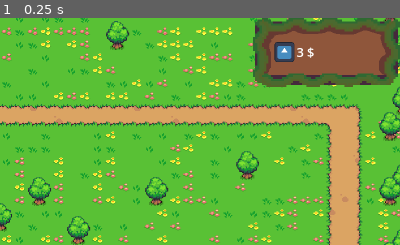
Above: before the commit, frame 1.
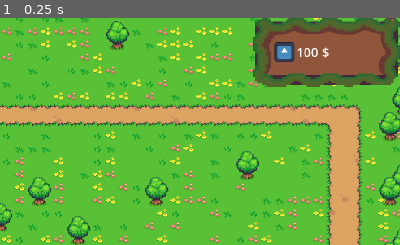
Above: after the commit, the same moment.

Repository: tomsku21/TD_project
Game: Godot game, scene res://Scenes/Main.tscn
Same seed, same stepped clock (60 frames per second), same inputs: the game is played once before the commit and once after it. The engine's default icon, where the game draws it, is replaced by a stand-in: a white triangle on a blue panel in a dark square.
Inputs:
- Up to frame 1 (0.25 s): no input
The pictures show only the part of the screen within x 50-100%, y 0-50%; the shares and areas given below are measured in that part.

The runs differ from the first frame. In frame 1, 0.2% of the frame differs, in the area x 74-83%, y 12-18%.

Commit message:
Pientä fixausta.

Diff:
--- a/Scenes/Enemies/enemy.tscn
+++ b/Scenes/Enemies/enemy.tscn
@@ -1,9 +1,10 @@
-[gd_scene load_steps=10 format=3 uid="uid://cmnfkxxc82kcv"]
+[gd_scene load_steps=11 format=3 uid="uid://cmnfkxxc82kcv"]
 
 [ext_resource type="Script" uid="uid://du3u44on1bq8k" path="res://Scripts/Enemy.gd" id="1_ubio8"]
 [ext_resource type="Texture2D" uid="uid://cow57jupqj173" path="res://Assets/Ants/Ants.png" id="2_miwey"]
 [ext_resource type="PackedScene" uid="uid://bgnj8h1jyuasx" path="res://Scenes/components/health_component.tscn" id="3_l8da7"]
 [ext_resource type="Material" uid="uid://caqxysn4tq1wx" path="res://Shaders/ShaderMaterial.tres" id="4_haj6g"]
+[ext_resource type="AudioStream" uid="uid://c27afwy3dwqvm" path="res://Assets/Sounds/splash small 9.wav" id="5_miwey"]
 
 [sub_resource type="AtlasTexture" id="AtlasTexture_1f0kj"]
 atlas = ExtResource("2_miwey")
@@ -91,6 +92,13 @@
 [node name="PoisonDebuff" type="Timer" parent="CharacterBody2D"]
 wait_time = 5.0
 
+[node name="Audio" type="Node" parent="CharacterBody2D"]
+
+[node name="Hit" type="AudioStreamPlayer2D" parent="CharacterBody2D/Audio"]
+stream = ExtResource("5_miwey")
+volume_db = -10.0
+pitch_scale = 0.8
+
 [connection signal="timeout" from="CharacterBody2D/AttackTimer" to="CharacterBody2D" method="_on_attack_timer_timeout"]
 [connection signal="timeout" from="CharacterBody2D/WalkTimer" to="CharacterBody2D" method="_walk_again"]
 [connection signal="timeout" from="CharacterBody2D/SlowDebuff" to="CharacterBody2D" method="_on_slow_debuff_timeout"]
--- a/Scenes/Enemies/enemy2.tscn
+++ b/Scenes/Enemies/enemy2.tscn
@@ -1,9 +1,10 @@
-[gd_scene load_steps=10 format=3 uid="uid://bh14dlu836nuy"]
+[gd_scene load_steps=11 format=3 uid="uid://bh14dlu836nuy"]
 
 [ext_resource type="Script" uid="uid://du3u44on1bq8k" path="res://Scripts/Enemy.gd" id="1_1cilx"]
 [ext_resource type="Texture2D" uid="uid://cow57jupqj173" path="res://Assets/Ants/Ants.png" id="2_trx3d"]
 [ext_resource type="PackedScene" uid="uid://bgnj8h1jyuasx" path="res://Scenes/components/health_component.tscn" id="3_rvhp7"]
 [ext_resource type="Material" uid="uid://caqxysn4tq1wx" path="res://Shaders/ShaderMaterial.tres" id="4_c0b6a"]
+[ext_resource type="AudioStream" uid="uid://c27afwy3dwqvm" path="res://Assets/Sounds/splash small 9.wav" id="5_trx3d"]
 
 [sub_resource type="AtlasTexture" id="AtlasTexture_1cilx"]
 atlas = ExtResource("2_trx3d")
@@ -88,6 +89,13 @@
 [node name="PoisonDebuff" type="Timer" parent="CharacterBody2D"]
 wait_time = 5.0
 
+[node name="Audio" type="Node" parent="CharacterBody2D"]
+
+[node name="Hit" type="AudioStreamPlayer2D" parent="CharacterBody2D/Audio"]
+stream = ExtResource("5_trx3d")
+volume_db = -10.0
+pitch_scale = 0.8
+
 [connection signal="timeout" from="CharacterBody2D/AttackTimer" to="CharacterBody2D" method="_on_attack_timer_timeout"]
 [connection signal="timeout" from="CharacterBody2D/WalkTimer" to="CharacterBody2D" method="_walk_again"]
 [connection signal="timeout" from="CharacterBody2D/SlowDebuff" to="CharacterBody2D" method="_on_slow_debuff_timeout"]
--- a/Scenes/building/Healer.tscn
+++ b/Scenes/building/Healer.tscn
@@ -43,8 +43,10 @@
 
 [node name="Attack" type="CPUParticles2D" parent="."]
 z_index = 6
+emitting = false
 amount = 300
 lifetime = 2.0
+one_shot = true
 explosiveness = 1.0
 lifetime_randomness = 1.0
 emission_shape = 1
--- a/Scenes/building/Slower.tscn
+++ b/Scenes/building/Slower.tscn
@@ -1,6 +1,7 @@
-[gd_scene load_steps=9 format=3 uid="uid://bfdli3w1fom06"]
+[gd_scene load_steps=10 format=3 uid="uid://bfdli3w1fom06"]
 
-[ext_resource type="Script" path="res://Scripts/slower.gd" id="1_6jtdp"]
+[ext_resource type="Script" uid="uid://bdectwgi12gap" path="res://Scripts/slower.gd" id="1_6jtdp"]
+[ext_resource type="PackedScene" uid="uid://b6n50uvhrsfbv" path="res://Scenes/building/PoisonPlant.tscn" id="2_jsynv"]
 [ext_resource type="Texture2D" uid="uid://csw2nao8cbgsv" path="res://icon.svg" id="3_h2nyj"]
 [ext_resource type="PackedScene" uid="uid://bgnj8h1jyuasx" path="res://Scenes/components/health_component.tscn" id="4_cpad0"]
 [ext_resource type="Material" uid="uid://caqxysn4tq1wx" path="res://Shaders/ShaderMaterial.tres" id="5_x6bfs"]
@@ -16,7 +17,7 @@
 [node name="Slower" type="Area2D" node_paths=PackedStringArray("Attack_effect") groups=["Turret"]]
 script = ExtResource("1_6jtdp")
 Attack_effect = NodePath("Attack")
-upgrades = Array[PackedScene]([null, null, null])
+upgrades = Array[PackedScene]([ExtResource("2_jsynv"), null, null])
 atk_speed = 5.0
 cost = 1
 title = "Cold Plant"
--- a/Scenes/bullet.tscn
+++ b/Scenes/bullet.tscn
@@ -1,8 +1,7 @@
-[gd_scene load_steps=5 format=3 uid="uid://df1hpvlkssvjs"]
+[gd_scene load_steps=4 format=3 uid="uid://df1hpvlkssvjs"]
 
 [ext_resource type="Script" uid="uid://con6sh1y2dkf2" path="res://Scripts/bullet.gd" id="1_oduel"]
 [ext_resource type="Texture2D" uid="uid://csw2nao8cbgsv" path="res://icon.svg" id="2_ycag2"]
-[ext_resource type="AudioStream" uid="uid://c27afwy3dwqvm" path="res://Assets/Sounds/splash small 9.wav" id="3_ycag2"]
 
 [sub_resource type="RectangleShape2D" id="RectangleShape2D_oduel"]
 
@@ -16,11 +15,4 @@
 [node name="CollisionShape2D" type="CollisionShape2D" parent="."]
 shape = SubResource("RectangleShape2D_oduel")
 
-[node name="Audio" type="Node" parent="."]
-
-[node name="Hit" type="AudioStreamPlayer2D" parent="Audio"]
-stream = ExtResource("3_ycag2")
-volume_db = -10.0
-pitch_scale = 0.8
-
 [connection signal="body_entered" from="." to="." method="_on_body_entered"]
--- a/Scripts/Enemy.gd
+++ b/Scripts/Enemy.gd
@@ -6,6 +6,7 @@
 @onready var healthcomponent: HealthComponent = %HealthComponent
 #@onready var health_bar: ProgressBar = %HealthBar
 @onready var cpu_particles_2d: CPUParticles2D = $CPUParticles2D
+@onready var audio: Node = $Audio
 
 @export var speed: float = 2.0
 @export var max_health: int = 15
@@ -72,6 +73,8 @@
 				nearest_turret = null
 
 func take_damage(damage: int):
+	audio.get_node("Hit").pitch_scale = randf_range(0.8, 1.0)
+	audio.get_node("Hit").play()
 	healthcomponent.damage(damage)
 	cpu_particles_2d.emitting = true
 	if healthcomponent.health <= 0:
--- a/Scripts/HealerPlant.gd
+++ b/Scripts/HealerPlant.gd
@@ -4,8 +4,10 @@
 
 func _on_attack_timer_timeout() -> void:
 	if not towers.is_empty():
-		Attack_effect.emitting = true
 		for i in towers.size():
 			var target = towers[i]
+			print(target)
 			await get_tree().create_timer(5).timeout
-			target.Heal()
+			if target != null:
+				target.Heal()
+		Attack_effect.emitting = true
--- a/Scripts/bullet.gd
+++ b/Scripts/bullet.gd
@@ -4,7 +4,6 @@
 var speed: float = 500
 var damage_dealt: int
 var damage: int
-@onready var audio: Node = $Audio
 @onready var sprite_2d: Sprite2D = $Sprite2D
 
 func _physics_process(delta: float) -> void:
@@ -21,8 +20,6 @@
 		if is_instance_valid(target) and target.has_method("take_damage"):
 			var status = target.take_damage(damage)
 			damage_dealt += damage
-			audio.get_node("Hit").pitch_scale = randf_range(0.8, 1.0)
-			audio.get_node("Hit").play()
 			sprite_2d.visible = false
 			await get_tree().create_timer(1).timeout
 			if status:
--- a/Scripts/spawner.gd
+++ b/Scripts/spawner.gd
@@ -14,7 +14,7 @@
 var time: float
 
 func _ready() -> void:
-	GlobalVariables.cost += 3
+	GlobalVariables.cost += 100
 	spawn_timer.start()
 
 func _physics_process(delta: float) -> void:
